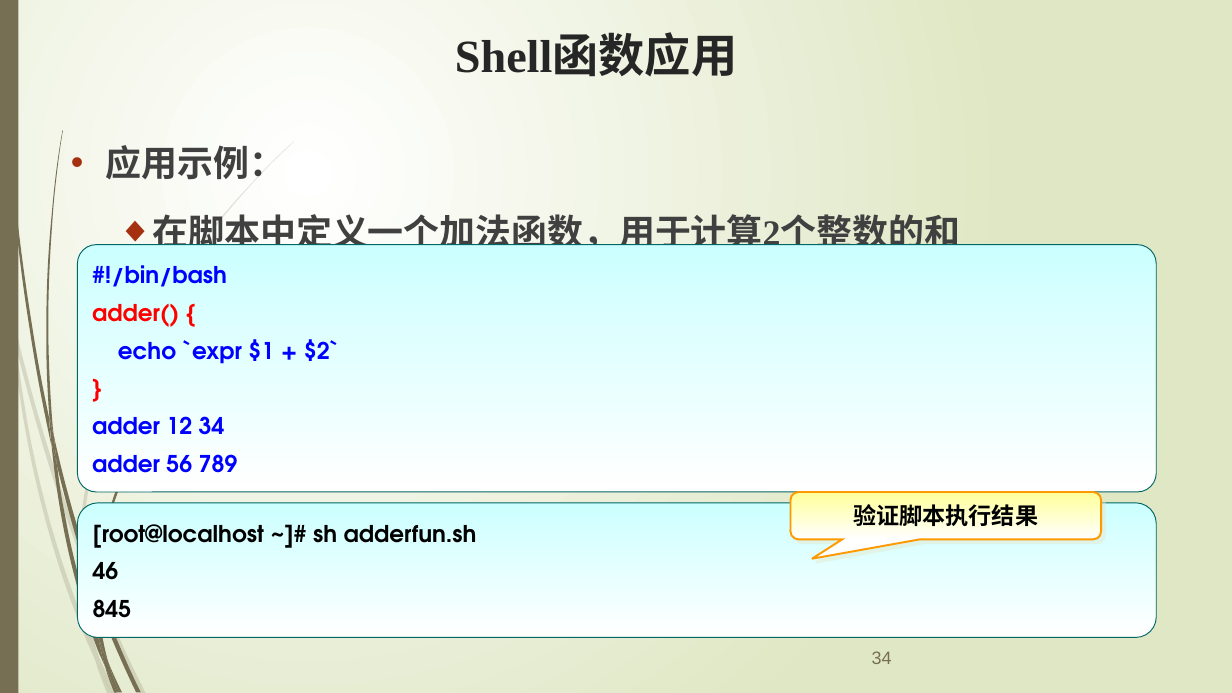
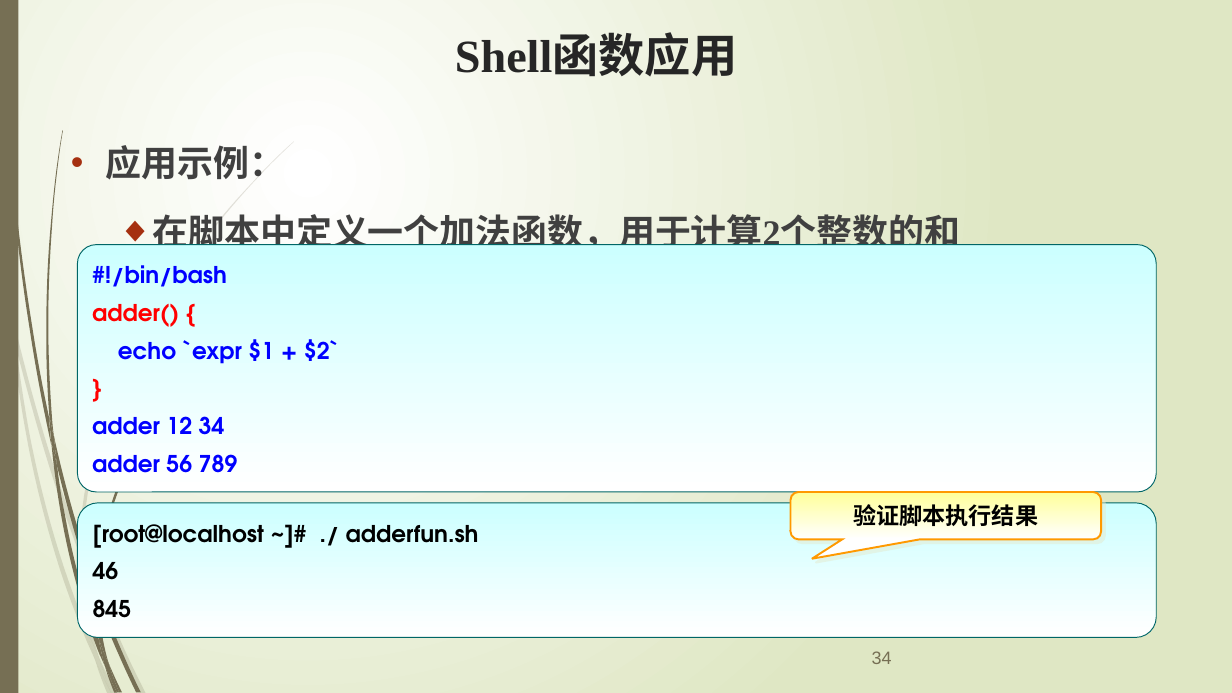
Before and after one commit to edu2act/course-testing-technique, a slide deck: slide 34 of PPT/11 Programming of Shell .pptx. Drawn at 1232x693 pixels with LibreOffice and Linux fonts; fonts in the diff are those of the drawing. Boxes give left, top, right and bottom in pixels: in the first picture for what was removed or moved away, otherwise in the second. Text is boxed around its words. In the diff, an @@ line names an element or a change of style, - is before the commit and + after.

```diff
--- a/PPT/11 Programming of Shell .pptx
+++ b/PPT/11 Programming of Shell .pptx
@@ rounded rectangle "[root@localhost ~]# ./ adderfun.sh" at <box>78,503,1157,638</box>: fill gradient #CCFFFF to #FFFFFF to gradient #CCFFFF to #CCE8CF @@
@@ text in rounded rectangle at <box>93,524,479,548</box>: text changed @@
-[root@localhost ~]# sh adderfun.sh
+[root@localhost ~]# ./ adderfun.sh
```
Also in this commit, not shown: 20 other slides changed, 2 other files.
